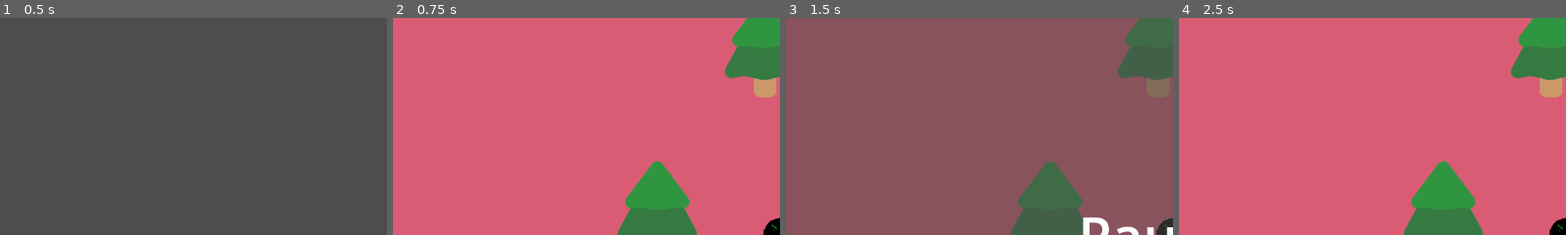
Above: before the commit, frames 1-4 (left to right).
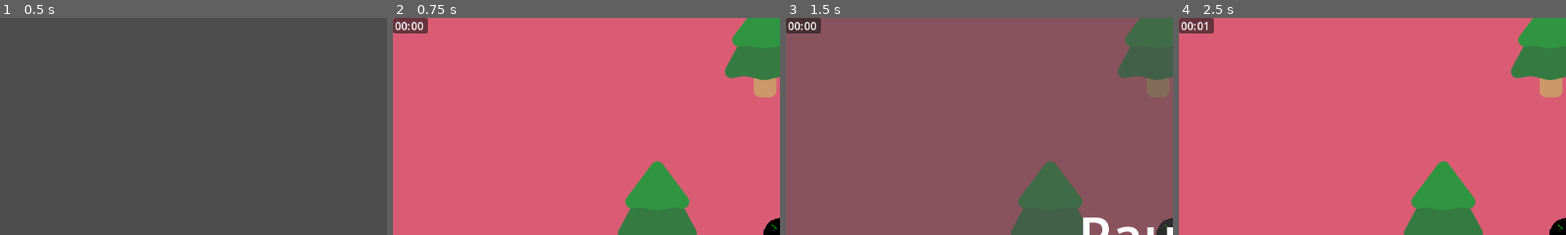
Above: after the commit, the same moments.

Repository: Reshlynt/StickArms
Game: Godot game, scene res://game_manage/main-menu.tscn
The game is run twice, just before and just after one commit, with the same random seed, the same clock (stepped at 60 frames per second) and the same inputs. The engine's default icon, where the game draws it, is replaced by a stand-in: a white triangle on a blue panel in a dark square.
Inputs (mouse positions are % of the whole screen's width and height, from its top left):
- Up to frame 1 (0.5 s): no input
- Up to frame 2 (0.75 s): click "Start" at 0.5 s
- Up to frame 3 (1.5 s): click (95, 7) at 1.25 s
- Up to frame 4 (2.5 s): click "Resume" at 2 s
The pictures show only the part of the screen within x 0-50%, y 0-50%; the shares and areas given below are measured in that part.

Frame 1 is identical in both runs. In frame 2, 0.6% of the frame differs, in the area x 0-10%, y 0-8%; in frame 3, 0.6%; in frame 4, 0.6%.

Commit message:
timer added

Diff:
--- a/game_manage/StickArmsGame.tscn
+++ b/game_manage/StickArmsGame.tscn
@@ -1,16 +1,21 @@
-[gd_scene load_steps=7 format=3 uid="uid://cn88yvujw1flg"]
+[gd_scene load_steps=9 format=3 uid="uid://cn88yvujw1flg"]
 
 [ext_resource type="Script" path="res://game_manage/game_manager.gd" id="1_gd34c"]
 [ext_resource type="PackedScene" uid="uid://bdhnytpd8u7s2" path="res://player/player.tscn" id="2_rqvhg"]
 [ext_resource type="PackedScene" uid="uid://o287tvwofyxp" path="res://game_manage/tree.tscn" id="3_v36t5"]
 [ext_resource type="Texture2D" uid="uid://dpecgfk23omgh" path="res://icon.svg" id="4_qpie2"]
 [ext_resource type="Script" path="res://game_manage/pause_manager.gd" id="5_mqvo1"]
+[ext_resource type="Script" path="res://game_manage/panel.gd" id="6_e8qg4"]
 
 [sub_resource type="Curve2D" id="Curve2D_vc822"]
 _data = {
 "points": PackedVector2Array(0, 0, 0, 0, -149, -176, 0, 0, 0, 0, -151, 852, 0, 0, 0, 0, 1474, 846, 0, 0, 0, 0, 1472, -171, 0, 0, 0, 0, -149, -176)
 }
 point_count = 5
+
+[sub_resource type="GDScript" id="GDScript_4ae50"]
+script/source = "extends CanvasLayer
+"
 
 [node name="Game" type="Node2D"]
 y_sort_enabled = true
@@ -159,9 +164,35 @@
 action_mode = 0
 text = "Quit"
 
+[node name="Timer2" type="CanvasLayer" parent="."]
+script = SubResource("GDScript_4ae50")
+
+[node name="Panel" type="Panel" parent="Timer2"]
+offset_right = 52.0
+offset_bottom = 23.0
+script = ExtResource("6_e8qg4")
+
+[node name="Minutes" type="Label" parent="Timer2/Panel"]
+unique_name_in_owner = true
+layout_mode = 0
+offset_left = 1.0
+offset_right = 26.0
+offset_bottom = 23.0
+text = "00:"
+horizontal_alignment = 2
+
+[node name="Seconds" type="Label" parent="Timer2/Panel"]
+unique_name_in_owner = true
+layout_mode = 0
+offset_left = 27.0
+offset_right = 48.0
+offset_bottom = 24.0
+text = "00"
+
 [connection signal="pressed" from="HeadUpDisplay/PauseButton" to="PauseManager" method="_on_pause_button_pressed"]
 [connection signal="pressed" from="HeadUpDisplay/PauseScreen/VBoxContainer/ResumeButton" to="PauseManager" method="_on_resume_button_pressed"]
 [connection signal="pressed" from="HeadUpDisplay/PauseScreen/VBoxContainer/QuitToMenu" to="PauseManager" method="_on_quit_to_menu_pressed"]
 [connection signal="health_depleted" from="Player" to="." method="_on_player_health_depleted"]
+[connection signal="health_depleted" from="Player" to="Timer2/Panel" method="_on_player_health_depleted"]
 [connection signal="timeout" from="Timer" to="." method="_on_timer_timeout"]
 [connection signal="pressed" from="GameOver/ColorRect/QuitToMenu" to="." method="_on_quit_to_menu_pressed"]
--- /dev/null
+++ b/game_manage/db_upgrade.gd
@@ -0,0 +1 @@
+extends Node
--- /dev/null
+++ b/game_manage/panel.gd
@@ -0,0 +1,20 @@
+extends Panel
+#variables for timer
+var time: float = 0.0
+var minutes: int = 0
+var seconds: int = 0
+
+
+#timer function
+func _process(delta: float) -> void:
+	time += delta
+	seconds = fmod(time,60)
+	minutes = fmod(time,3600)/60
+	$Minutes.text = "%02d:" % minutes
+	$Seconds.text = "%02d" % seconds
+
+
+
+#stops when player dies
+func _on_player_health_depleted() -> void:
+	set_process(false)
--- /dev/null
+++ b/player/weapons/dagger.gd
@@ -0,0 +1 @@
+extends Area2D
--- /dev/null
+++ b/player/weapons/dagger.tscn
@@ -0,0 +1,21 @@
+[gd_scene load_steps=4 format=3 uid="uid://dlbjyt7yj8aub"]
+
+[ext_resource type="Script" path="res://player/weapons/dagger.gd" id="1_3k1vi"]
+[ext_resource type="Texture2D" uid="uid://cs6u3c8p168cj" path="res://test-assets/Dagger.png" id="1_s4ddi"]
+
+[sub_resource type="RectangleShape2D" id="RectangleShape2D_c1pjt"]
+size = Vector2(53, 107)
+
+[node name="Dagger" type="Area2D" groups=["attack"]]
+collision_layer = 2
+collision_mask = 3
+script = ExtResource("1_3k1vi")
+
+[node name="Sprite2D" type="Sprite2D" parent="."]
+texture = ExtResource("1_s4ddi")
+
+[node name="CollisionShape2D" type="CollisionShape2D" parent="."]
+position = Vector2(-9, -19)
+shape = SubResource("RectangleShape2D_c1pjt")
+
+[node name="Timer" type="Timer" parent="."]
Binary file added: test-assets/Axe.png
Not shown, added: test-assets/Axe.png.import
Binary file added: test-assets/Dagger.png
Not shown, added: test-assets/Dagger.png.import
Binary file added: test-assets/Damage_Aura.png
Not shown, added: test-assets/Damage_Aura.png.import
Binary file added: test-assets/Spear.png
Not shown, added: test-assets/Spear.png.import
Binary file added: test-assets/Sword.png
Not shown, added: test-assets/Sword.png.import
